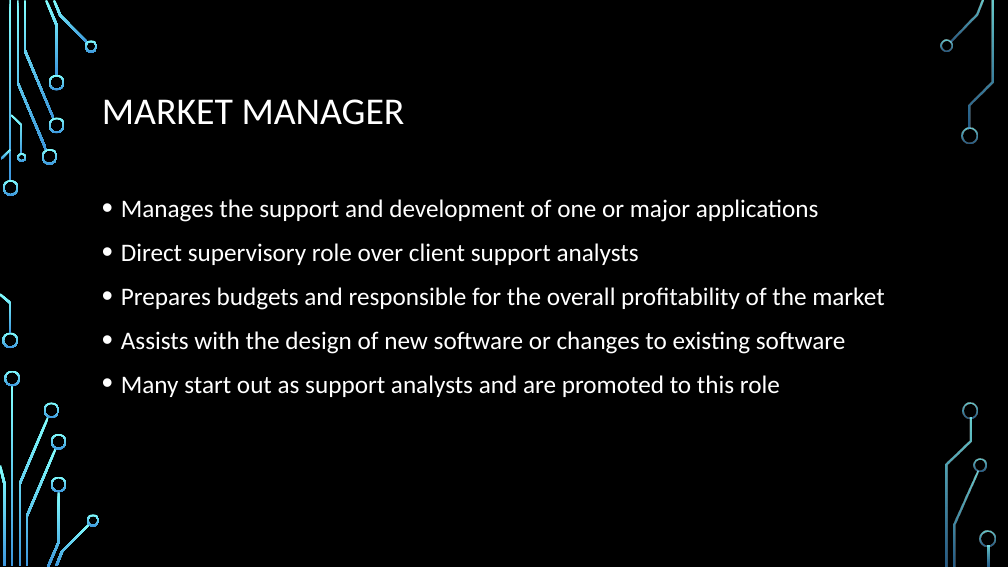
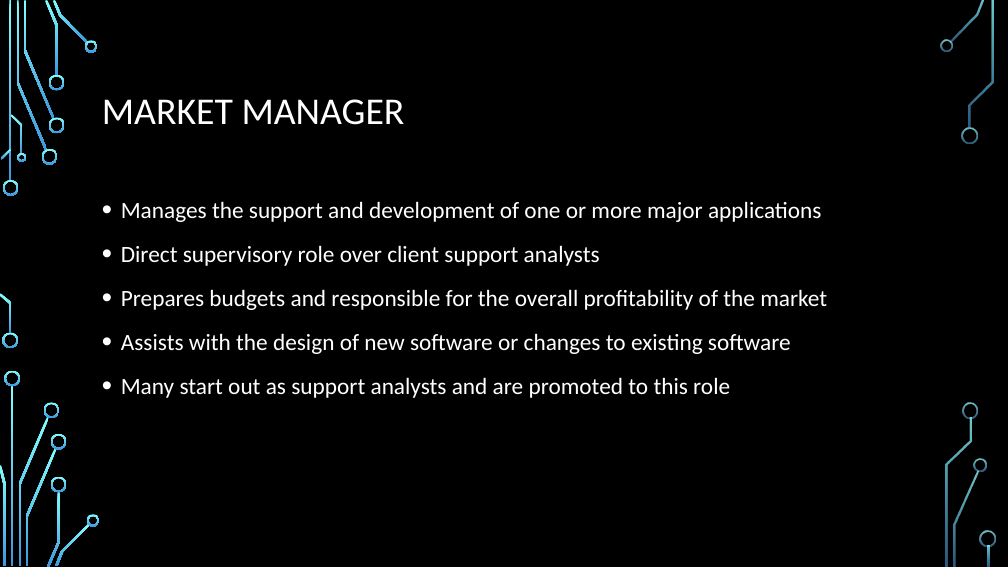
Before and after one commit to daviddcbud/TrainingApp, a slide deck: slide 7 of PowerPointSlids.pptx (slide 6 before the commit). Drawn at 1008x567 pixels with LibreOffice and Linux fonts; fonts in the diff are those of the drawing; background and template pictures are left out. Boxes give left, top, right and bottom in pixels: in the first picture for what was removed or moved away, otherwise in the second. Text is boxed around its words. In the diff, an @@ line names an element or a change of style, - is before the commit and + after.

```diff
--- a/PowerPointSlids.pptx
+++ b/PowerPointSlids.pptx
@@ text at bbox=[121, 201, 822, 222]: text changed; size 24 to 22.2 pt @@
-• Manages the support and development of one or major applications
+• Manages the support and development of one or more major applications
@@ text at bbox=[121, 245, 827, 398]: size 24 to 22.2 pt in "Direct supervisory role over client support analysts", "Prepares budgets and responsible for the overall ...", "Assists with the design of new software ...", "Many start out as support analysts and ..."; line spacing 1.1 to 1.2 @@
```
Also in this commit, not shown: 5 other slides changed, 2 slides added, 1 other file.
